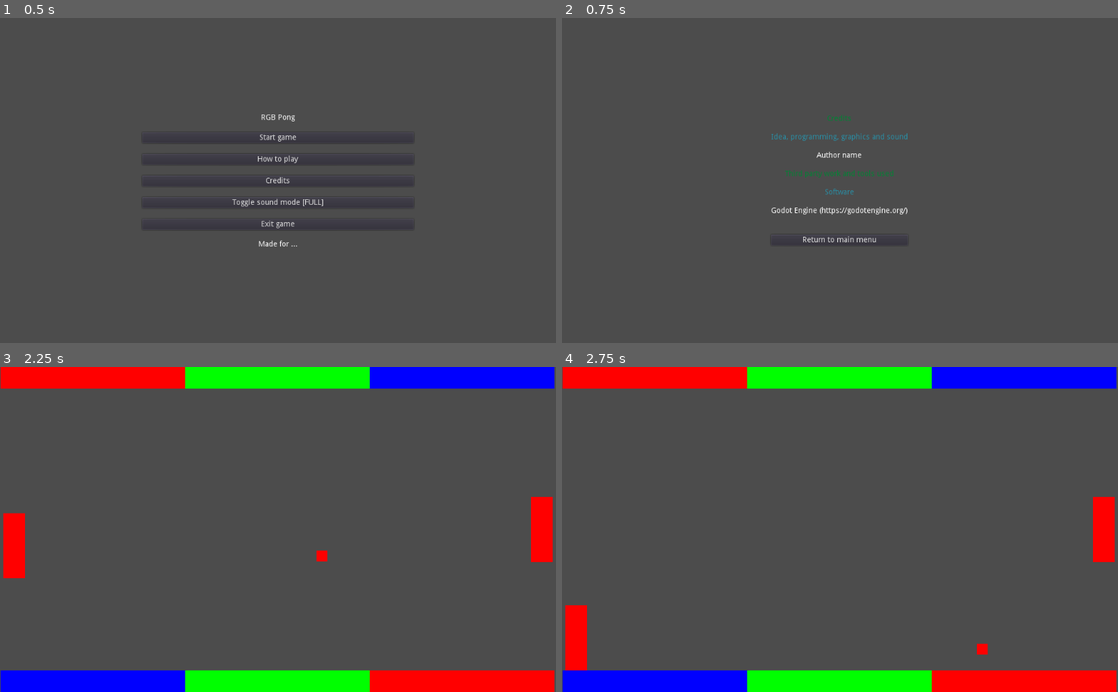
Above: before the commit, frames 1-4 (two rows, left to right).
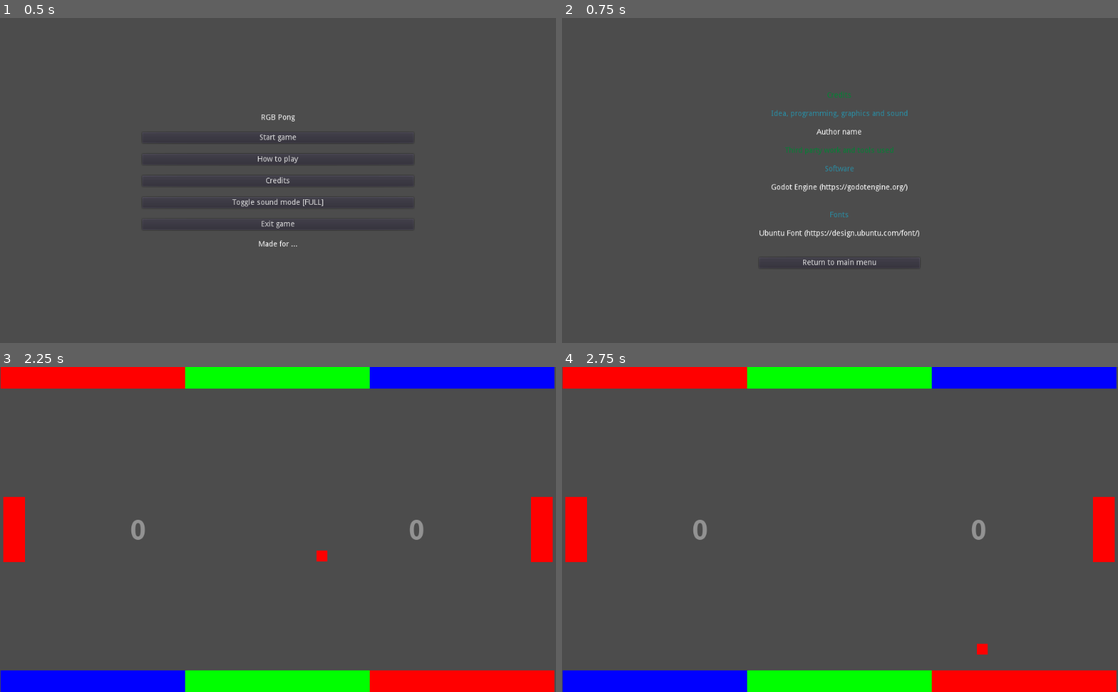
Above: after the commit, the same moments.

Repository: moisesjbc/1-retogamedev
Game: Godot game, scene res://menus/main_menu/main_menu.tscn
The game is run twice, just before and just after one commit, with the same random seed, the same clock (stepped at 60 frames per second) and the same inputs.
Inputs:
- Up to frame 1 (0.5 s): no input
- Up to frame 2 (0.75 s): click "Credits" at 0.5 s
- Up to frame 3 (2.25 s): click "Return to main menu" at 1.25 s; click "Start game" at 2 s
- Up to frame 4 (2.75 s): no input

Frame 1 is identical in both runs. In frame 2, 1.8% of the frame differs, in the area x 35-65%, y 22-77%; in frame 3, 0.6%; in frame 4, 1.8%.

Commit message:
Added score

Diff:
--- a/godot-project/main/ball/ball.gd
+++ b/godot-project/main/ball/ball.gd
@@ -7,6 +7,10 @@
 var current_color: String = "R"
 var layer: int = 1
 var initial_position: Vector2
+
+# Emited whenever occurs a goal. The "player" signal is the index of the player
+# (1 / 2) who scored.
+signal goal(player)
 
 # Called when the node enters the scene tree for the first time.
 func _ready():
@@ -47,4 +51,11 @@
 
 
 func _on_visibility_notifier_screen_exited():
+	# Emit a signal indicating which player scored.
+	var player = 1
+	if position.x < 50:
+		player = 2
+	emit_signal("goal", player)
+
+	# Restar the ball.
 	restart()
--- a/godot-project/main/main.gd
+++ b/godot-project/main/main.gd
@@ -4,7 +4,7 @@
 
 func _process(_delta):
 	if Input.is_action_pressed("ui_pause"):
-		$gui_canvas/pause_menu.pause_game()
+		$gui/pause_menu.pause_game()
 
 	# Just a sample for triggering a game over.
 	#if Input.is_action_pressed("ui_up"):
@@ -12,4 +12,4 @@
 
 
 func _on_main_game_over():
-	$gui_canvas/game_over_menu.run()
+	$gui/game_over_menu.run()
--- a/godot-project/main/main.tscn
+++ b/godot-project/main/main.tscn
@@ -6,21 +6,59 @@
 [ext_resource path="res://main/player/player.tscn" type="PackedScene" id=4]
 [ext_resource path="res://main/wall/wall.tscn" type="PackedScene" id=5]
 [ext_resource path="res://main/ball/ball.tscn" type="PackedScene" id=6]
+[ext_resource path="res://fonts/Ubuntu-B.ttf" type="DynamicFontData" id=7]
+[ext_resource path="res://main/score.gd" type="Script" id=8]
+
+[sub_resource type="DynamicFont" id=1]
+size = 50
+font_data = ExtResource( 7 )
 
 [node name="main" type="Node2D"]
 script = ExtResource( 1 )
 
-[node name="gui_canvas" type="CanvasLayer" parent="."]
+[node name="gui" type="CanvasLayer" parent="."]
 
-[node name="pause_menu" parent="gui_canvas" instance=ExtResource( 2 )]
+[node name="score" type="HBoxContainer" parent="gui"]
+margin_right = 1022.0
+margin_bottom = 600.0
+script = ExtResource( 8 )
+__meta__ = {
+"_edit_use_anchors_": false
+}
+
+[node name="player_1_score" type="Label" parent="gui/score"]
+margin_right = 509.0
+margin_bottom = 600.0
+size_flags_horizontal = 3
+size_flags_vertical = 3
+custom_fonts/font = SubResource( 1 )
+custom_colors/font_color = Color( 1, 1, 1, 0.392157 )
+custom_colors/font_outline_modulate = Color( 1, 1, 1, 0.196078 )
+text = "5"
+align = 1
+valign = 1
+
+[node name="player_2_score" type="Label" parent="gui/score"]
+margin_left = 513.0
+margin_right = 1022.0
+margin_bottom = 600.0
+size_flags_horizontal = 3
+size_flags_vertical = 3
+custom_fonts/font = SubResource( 1 )
+custom_colors/font_color = Color( 1, 1, 1, 0.392157 )
+custom_colors/font_outline_modulate = Color( 1, 1, 1, 0.196078 )
+text = "5"
+align = 1
+valign = 1
+
+[node name="pause_menu" parent="gui" instance=ExtResource( 2 )]
 visible = false
 
-[node name="game_over_menu" parent="gui_canvas" instance=ExtResource( 3 )]
+[node name="game_over_menu" parent="gui" instance=ExtResource( 3 )]
 visible = false
 
 [node name="player_1" parent="." instance=ExtResource( 4 )]
 position = Vector2( 26, 300 )
-bot = true
 ball_path = NodePath("../ball")
 
 [node name="player_2" parent="." instance=ExtResource( 4 )]
@@ -52,3 +90,4 @@
 [node name="ball" parent="." instance=ExtResource( 6 )]
 position = Vector2( 532, 292 )
 [connection signal="game_over" from="." to="." method="_on_main_game_over"]
+[connection signal="goal" from="ball" to="gui/score" method="_on_ball_goal"]
--- /dev/null
+++ b/godot-project/main/score.gd
@@ -0,0 +1,16 @@
+extends HBoxContainer
+
+# Called when the node enters the scene tree for the first time.
+func _ready():
+	$player_1_score.text = "0"
+	$player_2_score.text = "0"
+
+func increment_score(player_score_label):
+	player_score_label.text = str(int(player_score_label.text) + 1)
+
+
+func _on_ball_goal(player):
+	if player == 1:
+		increment_score($player_1_score)
+	else:
+		increment_score($player_2_score)
--- a/godot-project/menus/credits_menu/credits_menu.tscn
+++ b/godot-project/menus/credits_menu/credits_menu.tscn
@@ -8,16 +8,19 @@
 [node name="CenterContainer" type="CenterContainer" parent="."]
 margin_right = 1022.0
 margin_bottom = 599.0
+__meta__ = {
+"_edit_use_anchors_": false
+}
 
 [node name="VBoxContainer" type="VBoxContainer" parent="CenterContainer"]
-margin_left = 385.0
-margin_top = 179.0
-margin_right = 637.0
-margin_bottom = 420.0
+margin_left = 363.0
+margin_top = 136.0
+margin_right = 659.0
+margin_bottom = 462.0
 custom_constants/separation = 20
 
 [node name="title" type="Label" parent="CenterContainer/VBoxContainer"]
-margin_right = 252.0
+margin_right = 296.0
 margin_bottom = 14.0
 custom_colors/font_color = Color( 0, 0.519531, 0.202942, 1 )
 text = "Credits"
@@ -25,7 +28,7 @@
 
 [node name="own_work_title" type="Label" parent="CenterContainer/VBoxContainer"]
 margin_top = 34.0
-margin_right = 252.0
+margin_right = 296.0
 margin_bottom = 48.0
 custom_colors/font_color = Color( 0.160784, 0.556863, 0.647059, 1 )
 text = "Idea, programming, graphics and sound"
@@ -33,14 +36,14 @@
 
 [node name="name_title" type="Label" parent="CenterContainer/VBoxContainer"]
 margin_top = 68.0
-margin_right = 252.0
+margin_right = 296.0
 margin_bottom = 82.0
 text = "Author name"
 align = 1
 
 [node name="third_party_work_title" type="Label" parent="CenterContainer/VBoxContainer"]
 margin_top = 102.0
-margin_right = 252.0
+margin_right = 296.0
 margin_bottom = 116.0
 custom_colors/font_color = Color( 0, 0.519531, 0.202942, 1 )
 text = "Third party work and tools used"
@@ -48,7 +51,7 @@
 
 [node name="software_title" type="Label" parent="CenterContainer/VBoxContainer"]
 margin_top = 136.0
-margin_right = 252.0
+margin_right = 296.0
 margin_bottom = 150.0
 custom_colors/font_color = Color( 0.160784, 0.556863, 0.647059, 1 )
 text = "Software"
@@ -56,16 +59,32 @@
 
 [node name="software" type="Label" parent="CenterContainer/VBoxContainer"]
 margin_top = 170.0
-margin_right = 252.0
+margin_right = 296.0
 margin_bottom = 201.0
 text = "Godot Engine (https://godotengine.org/)
 "
 align = 1
 
+[node name="fonts_title" type="Label" parent="CenterContainer/VBoxContainer"]
+margin_top = 221.0
+margin_right = 296.0
+margin_bottom = 235.0
+custom_colors/font_color = Color( 0.160784, 0.556863, 0.647059, 1 )
+text = "Fonts"
+align = 1
+
+[node name="fonts" type="Label" parent="CenterContainer/VBoxContainer"]
+margin_top = 255.0
+margin_right = 296.0
+margin_bottom = 286.0
+text = "Ubuntu Font (https://design.ubuntu.com/font/)
+"
+align = 1
+
 [node name="return_to_main_menu_button" type="Button" parent="CenterContainer/VBoxContainer"]
-margin_top = 221.0
-margin_right = 252.0
-margin_bottom = 241.0
+margin_top = 306.0
+margin_right = 296.0
+margin_bottom = 326.0
 size_flags_vertical = 2
 text = "Return to main menu"
 [connection signal="pressed" from="CenterContainer/VBoxContainer/return_to_main_menu_button" to="." method="_on_return_to_main_menu_button_pressed"]
Binary file added: godot-project/fonts/Ubuntu-B.ttf
Not shown: 1 places in godot-project/main/main.tscn that only renumber resources
Not shown, changed: README.md
